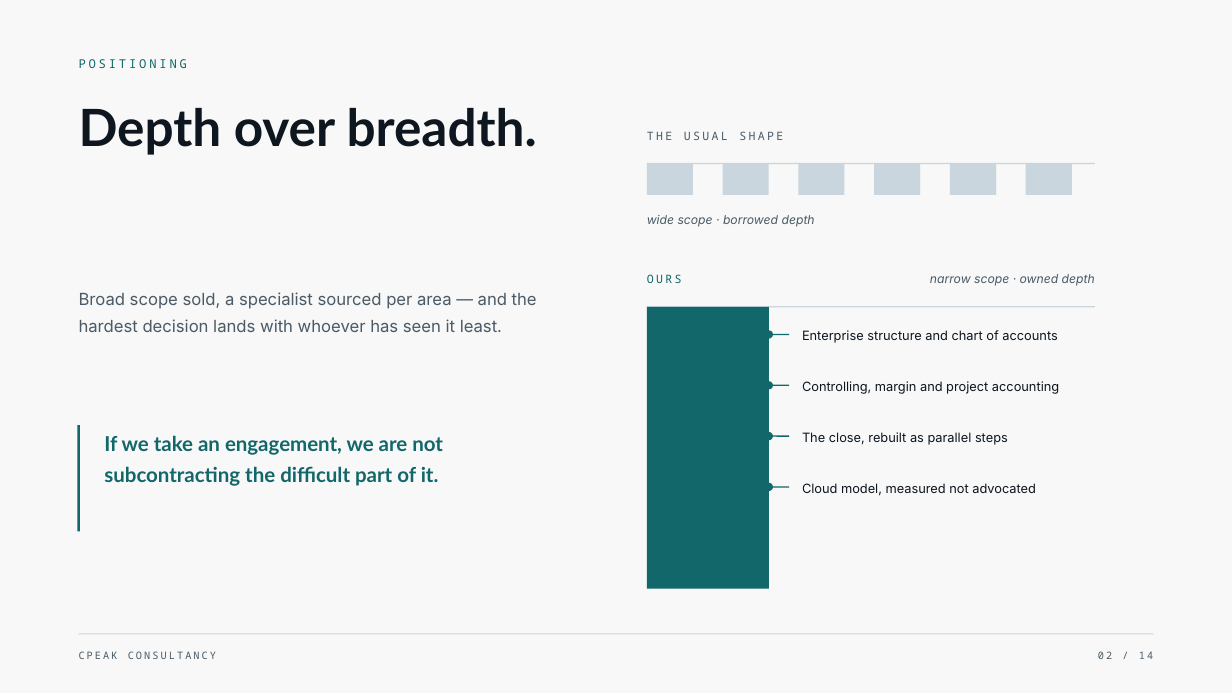
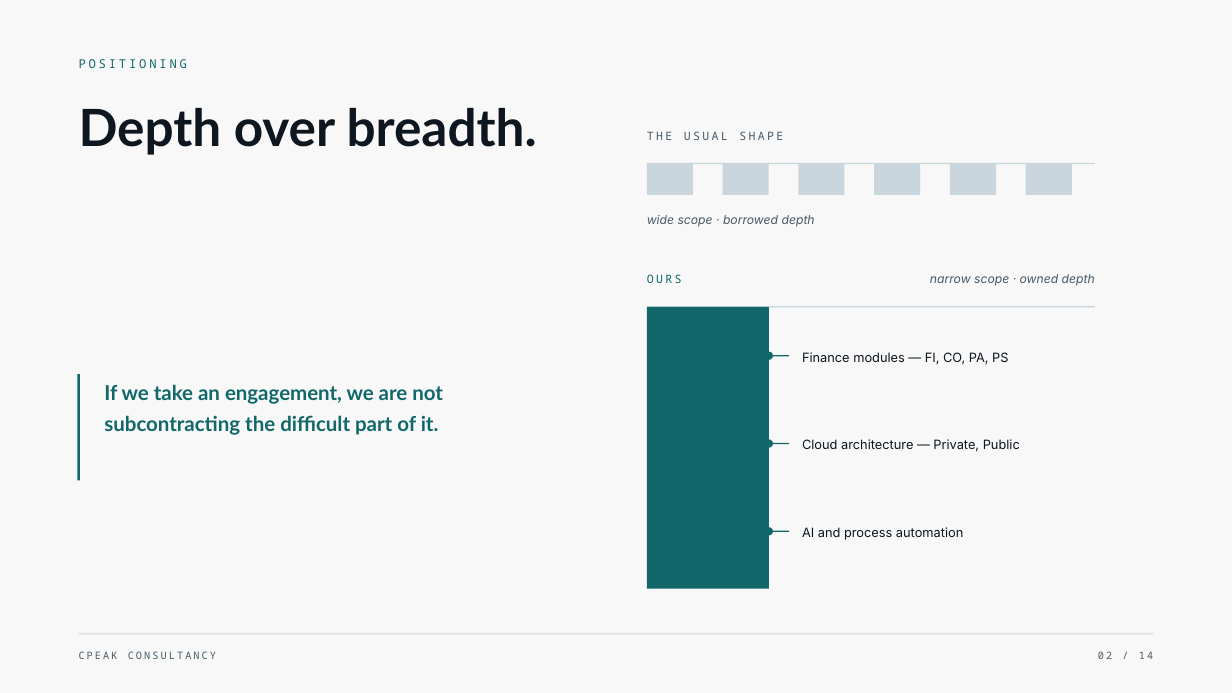
Before and after one commit to narinygt/Default, a slide deck: slide 2 of presentation/CPeak-Consultancy-Corporate-Presentation-EN.pptx. Drawn at 1232x693 pixels with LibreOffice and Linux fonts; fonts in the diff are those of the drawing. Boxes give left, top, right and bottom in pixels: in the first picture for what was removed or moved away, otherwise in the second. Text is boxed around its words. In the diff, an @@ line names an element or a change of style, - is before the commit and + after.

```diff
--- a/presentation/CPeak-Consultancy-Corporate-Presentation-EN.pptx
+++ b/presentation/CPeak-Consultancy-Corporate-Presentation-EN.pptx
@@ text removed at box(79, 292, 537, 332) @@
-Broad scope sold, a specialist sourced per area — and the hardest decision lands with whoever has seen it least.
@@ ellipse: place and size @@
-ellipse at box(765, 331, 774, 339)
+ellipse at box(765, 352, 774, 360)
@@ line moved from (769, 335) - (789, 335) to (769, 356) - (789, 356) @@
@@ text removed at box(802, 330, 1057, 343) @@
-Enterprise structure and chart of accounts
@@ text added at box(802, 352, 1008, 364), 10 pt, text #0E1620 @@
+Finance modules — FI, CO, PA, PS
@@ line moved from (79, 425) - (79, 531) to (79, 374) - (79, 481) @@
@@ text "If we take an engagement, ...": place and size @@
-text "If we take an engagement, ..." at box(104, 435, 443, 486)
+text "If we take an engagement, ..." at box(104, 384, 443, 435)
@@ ellipse removed at box(765, 381, 774, 389) @@
@@ line removed from (769, 385) to (789, 385) @@
@@ text removed at box(802, 381, 1059, 394) @@
-Controlling, margin and project accounting
@@ ellipse: place and size @@
-ellipse at box(765, 432, 774, 440)
+ellipse at box(765, 439, 774, 447)
@@ line moved from (769, 436) - (789, 436) to (769, 444) - (789, 444) @@
@@ text removed at box(802, 432, 1008, 445) @@
-The close, rebuilt as parallel steps
@@ text added at box(802, 439, 1020, 452), 10 pt, text #0E1620 @@
+Cloud architecture — Private, Public
@@ text removed at box(802, 483, 1036, 496) @@
-Cloud model, measured not advocated
@@ ellipse: place and size @@
-ellipse at box(765, 482, 774, 491)
+ellipse at box(765, 528, 774, 536)
@@ line moved from (769, 487) - (789, 487) to (769, 531) - (789, 531) @@
@@ text added at box(802, 527, 963, 540), 10 pt, text #0E1620 @@
+AI and process automation
```
Also in this commit, not shown: 13 other slides changed, 3 other files.
